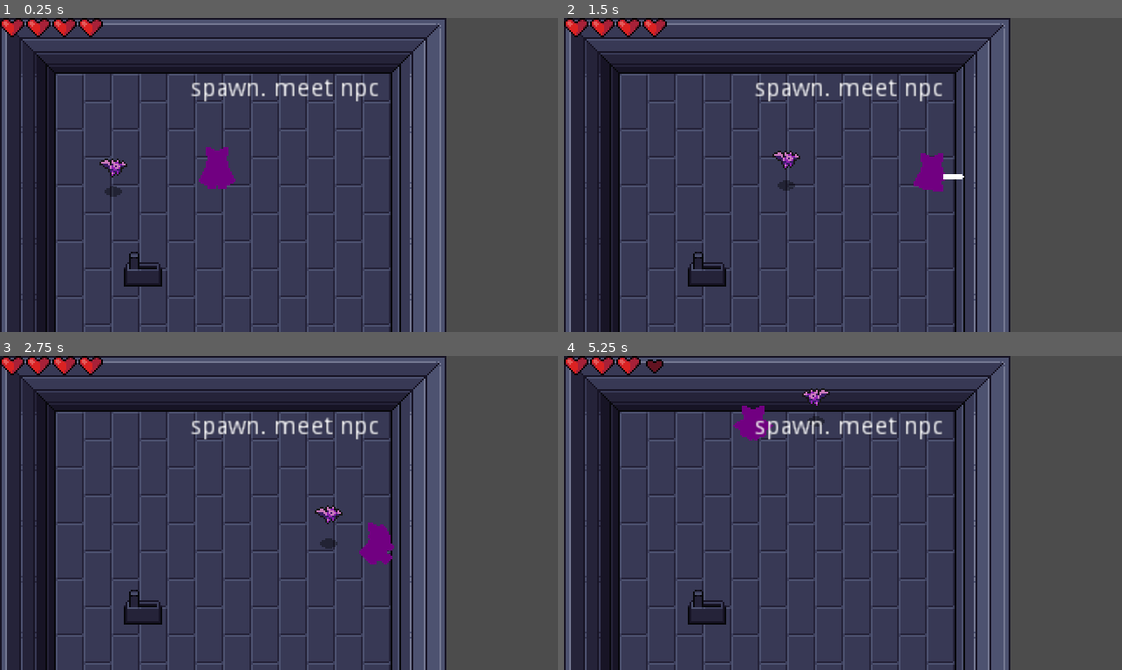
Above: before the commit, frames 1-4 (two rows, left to right).
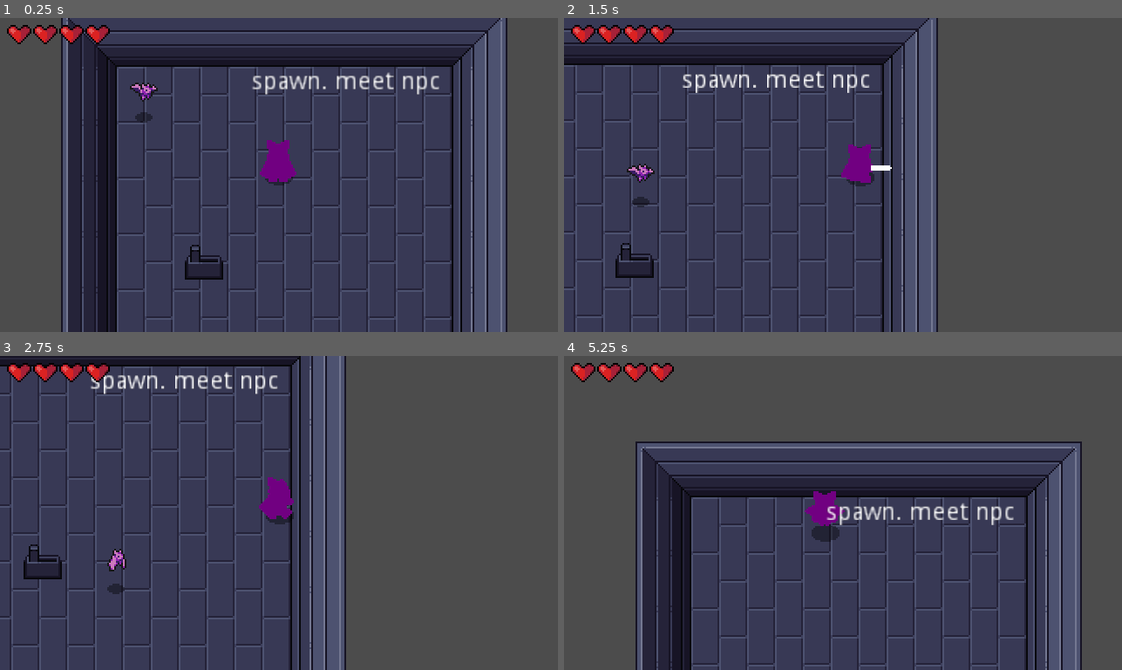
Above: after the commit, the same moments.

Repository: LiviRoseGames/DebutRPG
Game: Godot game, scene res://Scenes/World.tscn
The game is run twice, just before and just after one commit, with the same random seed, the same clock (stepped at 60 frames per second) and the same inputs.
Inputs:
- Up to frame 1 (0.25 s): no input
- Up to frame 2 (1.5 s): hold Right (ui_right) 0.53-1.28 s; tap K (roll) at 0.6 s; hold Down (ui_down) from 1.28 s (still down); tap J (attack) at 1.35 s
- Up to frame 3 (2.75 s): tap K (roll) at 1.55, 2.1 s; release Down (ui_down) at 2.03 s; hold Right (ui_right) from 2.03 s (still down)
- Up to frame 4 (5.25 s): release Right (ui_right) at 2.78 s; hold Up (ui_up) 2.78-3.53 s; tap K (roll) at 2.85, 3.8, 4.35, 5.1 s; hold Left (ui_left) 3.53-5.03 s; tap J (attack) at 3.6 s; hold Down (ui_down) from 5.03 s (still down)

The runs differ from the first frame. In frame 1, 54% of the frame differs, in the area x 0-91%, y 0-100%; in frame 2, 44%; in frame 3, 44%; in frame 4, 52%.

Commit message:
Improved Bat AI

Diff:
--- /dev/null
+++ b/DebutRPGGodot/Hboxes/SoftCollision.gd
@@ -0,0 +1,14 @@
+extends Area2D
+
+func is_colliding():
+	var areas = get_overlapping_areas()
+	return areas.size() > 0
+
+func get_push_vector():
+	var areas = get_overlapping_areas()
+	var push_vector = Vector2.ZERO
+	if is_colliding():
+		var area = areas[0]
+		push_vector = area.global_position.direction_to(global_position)
+		push_vector = push_vector.normalized()
+	return push_vector
--- /dev/null
+++ b/DebutRPGGodot/Hboxes/SoftCollision.tscn
@@ -0,0 +1,10 @@
+[gd_scene load_steps=2 format=2]
+
+[ext_resource path="res://Hboxes/SoftCollision.gd" type="Script" id=1]
+
+[node name="SoftCollision" type="Area2D"]
+collision_layer = 32
+collision_mask = 32
+script = ExtResource( 1 )
+
+[node name="CollisionShape2D" type="CollisionShape2D" parent="."]
--- a/DebutRPGGodot/Scenes/Bat.tscn
+++ b/DebutRPGGodot/Scenes/Bat.tscn
@@ -7,6 +7,8 @@
 [ext_resource path="res://Scenes/Stats.tscn" type="PackedScene" id=5]
 [ext_resource path="res://Scenes/PlayerDetectionZone.tscn" type="PackedScene" id=6]
 [ext_resource path="res://Hboxes/Hitbox.tscn" type="PackedScene" id=7]
+[ext_resource path="res://Hboxes/SoftCollision.tscn" type="PackedScene" id=8]
+[ext_resource path="res://Scenes/WanderController.tscn" type="PackedScene" id=9]
 
 [sub_resource type="AtlasTexture" id=1]
 atlas = ExtResource( 2 )
@@ -44,10 +46,13 @@
 height = 6.0
 
 [sub_resource type="CircleShape2D" id=9]
-radius = 118.127
+radius = 62.0322
 
 [sub_resource type="CircleShape2D" id=10]
 radius = 3.0
+
+[sub_resource type="CircleShape2D" id=11]
+radius = 5.0
 
 [node name="Bat" type="KinematicBody2D"]
 collision_layer = 16
@@ -56,7 +61,6 @@
 [node name="AnimatedSprite" type="AnimatedSprite" parent="."]
 frames = SubResource( 6 )
 animation = "Fly"
-frame = 1
 playing = true
 offset = Vector2( 0, -12 )
 
@@ -88,9 +92,17 @@
 position = Vector2( 0, -16 )
 shape = SubResource( 10 )
 
+[node name="SoftCollision" parent="." instance=ExtResource( 8 )]
+
+[node name="CollisionShape2D" parent="SoftCollision" index="0"]
+shape = SubResource( 11 )
+
+[node name="WanderController" parent="." instance=ExtResource( 9 )]
+
 [connection signal="area_entered" from="Hurtbox" to="." method="_on_Hurtbox_area_entered"]
 [connection signal="no_health" from="Stats" to="." method="_on_Stats_no_health"]
 
 [editable path="Hurtbox"]
 [editable path="PlayerDetectionZone"]
 [editable path="Hitbox"]
+[editable path="SoftCollision"]
--- a/DebutRPGGodot/Scenes/Player.tscn
+++ b/DebutRPGGodot/Scenes/Player.tscn
@@ -1,10 +1,11 @@
-[gd_scene load_steps=54 format=2]
+[gd_scene load_steps=55 format=2]
 
 [ext_resource path="res://Action RPG Resources/Player/Player.png" type="Texture" id=1]
 [ext_resource path="res://Scripts/Player.gd" type="Script" id=2]
 [ext_resource path="res://Hboxes/Hitbox.tscn" type="PackedScene" id=3]
 [ext_resource path="res://Hboxes/SwordHitbox.gd" type="Script" id=4]
 [ext_resource path="res://Hboxes/Hurtbox.tscn" type="PackedScene" id=5]
+[ext_resource path="res://Action RPG Resources/Shadows/MediumShadow.png" type="Texture" id=6]
 
 [sub_resource type="CapsuleShape2D" id=1]
 radius = 4.0
@@ -681,6 +682,10 @@
 [node name="Player" type="KinematicBody2D"]
 collision_layer = 2
 script = ExtResource( 2 )
+
+[node name="ShadowSprite" type="Sprite" parent="."]
+texture = ExtResource( 6 )
+offset = Vector2( 0, 1 )
 
 [node name="Sprite" type="Sprite" parent="."]
 position = Vector2( 0, -9 )
--- /dev/null
+++ b/DebutRPGGodot/Scenes/WanderController.tscn
@@ -0,0 +1,12 @@
+[gd_scene load_steps=2 format=2]
+
+[ext_resource path="res://Scripts/WanderController.gd" type="Script" id=1]
+
+[node name="WanderController" type="Node2D"]
+script = ExtResource( 1 )
+
+[node name="Timer" type="Timer" parent="."]
+one_shot = true
+autostart = true
+
+[connection signal="timeout" from="Timer" to="." method="_on_Timer_timeout"]
--- a/DebutRPGGodot/Scenes/World.tscn
+++ b/DebutRPGGodot/Scenes/World.tscn
@@ -1679,8 +1679,14 @@
 [node name="Player" parent="YSort" instance=ExtResource( 2 )]
 position = Vector2( 125, 94 )
 
+[node name="RemoteTransform2D" type="RemoteTransform2D" parent="YSort/Player"]
+remote_path = NodePath("../../../Camera2D")
+
 [node name="Bat" parent="YSort" instance=ExtResource( 4 )]
-position = Vector2( 58, 100 )
+position = Vector2( 42, 54 )
+
+[node name="Bat2" parent="YSort" instance=ExtResource( 4 )]
+position = Vector2( 98, 518 )
 
 [node name="Label" type="Label" parent="."]
 margin_left = 109.0
@@ -1696,4 +1702,15 @@
 margin_bottom = 308.0
 text = "first combat. locks"
 
-[node name="HealthUI" parent="." instance=ExtResource( 5 )]
+[node name="CanvasLayer" type="CanvasLayer" parent="."]
+
+[node name="HealthUI" parent="CanvasLayer" instance=ExtResource( 5 )]
+margin_left = 4.0
+margin_top = 4.0
+margin_right = 44.0
+margin_bottom = 44.0
+
+[node name="Camera2D" type="Camera2D" parent="."]
+position = Vector2( 125, 94 )
+current = true
+smoothing_enabled = true
--- a/DebutRPGGodot/Scripts/Bat.gd
+++ b/DebutRPGGodot/Scripts/Bat.gd
@@ -21,6 +21,11 @@
 onready var playerDetectionZone = $PlayerDetectionZone
 onready var sprite = $AnimatedSprite
 onready var hurtbox = $Hurtbox
+onready var softCollision = $SoftCollision
+onready var wanderController = $WanderController
+
+func _ready():
+	state = pick_random_state([IDLE, WANDER])
 
 func _physics_process(delta):
 	knockback = knockback.move_toward(Vector2.ZERO, FRICTION * delta)
@@ -31,23 +36,45 @@
 			velocity = velocity.move_toward(Vector2.ZERO, FRICTION * delta)
 			seek_player()
 
+			if wanderController.get_time_left() == 0:
+				state = pick_random_state([IDLE, WANDER])
+				wanderController.start_wander_timer(rand_range(1, 3))
+
 		WANDER:
-			pass
+			seek_player()
+			if wanderController.get_time_left() == 0:
+				state = pick_random_state([IDLE, WANDER])
+				wanderController.start_wander_timer(rand_range(1, 3))
+
+			var direction = global_position.direction_to(wanderController.target_position)
+			velocity = velocity.move_toward(direction * MAX_SPEED, ACCELERATION * delta)
+			sprite.flip_h = velocity.x < 0
+
+			if global_position.distance_to(wanderController.target_position) <= 4:
+				state = pick_random_state([IDLE, WANDER])
+				wanderController.start_wander_timer(rand_range(1, 3))
 
 		CHASE:
 			var player = playerDetectionZone.player
 			if player != null:
-				var direction = (player.global_position - global_position).normalized()
+				var direction = global_position.direction_to(player.global_position)
 				velocity = velocity.move_toward(direction * MAX_SPEED, ACCELERATION * delta)
 			else:
 				state = IDLE
 			sprite.flip_h = velocity.x < 0
 
+
+	if softCollision.is_colliding():
+		velocity += softCollision.get_push_vector() * delta * 400
 	velocity = move_and_slide(velocity)
 
 func seek_player():
 	if playerDetectionZone.can_see_player():
 		state = CHASE
+
+func pick_random_state(state_list):
+	state_list.shuffle()
+	return state_list.pop_front()
 
 func _on_Hurtbox_area_entered(area):
 	stats.health -= area.damage
--- a/DebutRPGGodot/Scripts/Player.gd
+++ b/DebutRPGGodot/Scripts/Player.gd
@@ -23,6 +23,7 @@
 onready var hurtbox = $Hurtbox
 
 func _ready():
+	randomize()
 	stats.connect("no_health", self, "queue_free")
 	animationTree.active = true
 	swordHitbox.knockback_vector = roll_vector
--- /dev/null
+++ b/DebutRPGGodot/Scripts/WanderController.gd
@@ -0,0 +1,24 @@
+extends Node2D
+
+export(int) var wander_range = 32
+
+onready var start_position = global_position
+onready var target_position = global_position
+
+onready var timer = $Timer
+
+func _ready():
+	update_target_position()
+
+func update_target_position():
+	var target_vector = Vector2(rand_range(-wander_range, wander_range), rand_range(-wander_range, wander_range))
+	target_position = start_position + target_position
+
+func get_time_left():
+	return timer.time_left
+
+func start_wander_timer(duration):
+	timer.start(duration)
+
+func _on_Timer_timeout():
+	update_target_position()
--- a/DebutRPGGodot/project.godot
+++ b/DebutRPGGodot/project.godot
@@ -101,6 +101,7 @@
 2d_physics/layer_3="PlayerHurtbox"
 2d_physics/layer_4="EnemyHurtbox"
 2d_physics/layer_5="Enemy"
+2d_physics/layer_6="SoftCollisions"
 
 [physics]
 
Not shown: 1 places in DebutRPGGodot/Scenes/Bat.tscn that only renumber resources
